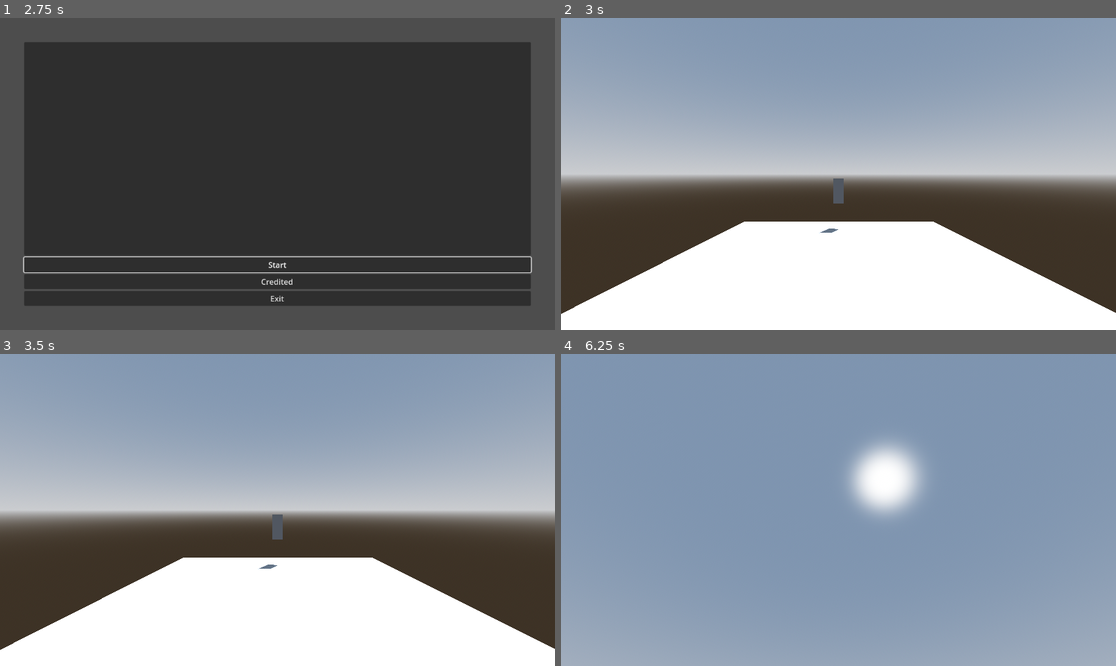
Above: before the commit, frames 1-4 (two rows, left to right).
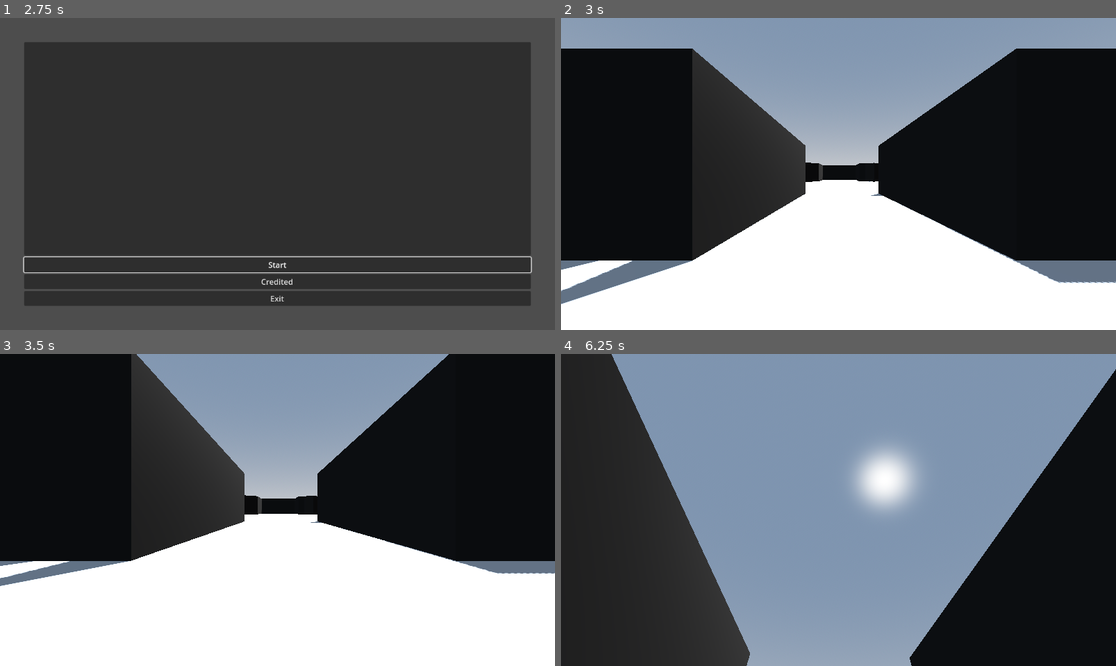
Above: after the commit, the same moments.

Repository: Danie7h/monarca-jam-2025
Game: Godot game, scene res://main.tscn
The game is run twice, just before and just after one commit, with the same random seed, the same clock (stepped at 60 frames per second) and the same inputs.
Inputs (mouse positions are in pixels of both pictures, inside the frame that each line leads up to):
- Up to frame 1 (2.75 s): tap Enter (ui_accept) at 0.5, 0.77, 1.25, 1.52, 2 s; move the mouse to (399, 158) at 0.52 s; hold Right (ui_right) 0.53-1.28 s; click (399, 158) at 0.67 s; move the mouse to (166, 189) at 1.27 s; hold Down (ui_down) 1.28-2.03 s; move the mouse to (333, 105) at 2.02 s; hold Right (ui_right) from 2.03 s (still down)
- Up to frame 2 (3 s): release Right (ui_right) at 2.75 s; click "Start" at 2.75 s
- Up to frame 3 (3.5 s): no input
- Up to frame 4 (6.25 s): move the mouse to (832, 516) at 3.52 s; hold Up (ui_up) from 3.53 s (still down); click (832, 516) at 3.67 s; tap Enter (ui_accept) at 3.77, 4.52, 5.27 s; move the mouse to (877, 513) at 4.27 s; move the mouse to (794, 506) at 5.02 s; move the mouse to (844, 510) at 5.77 s; click (844, 510) at 5.92 s

Frame 1 is identical in both runs. In frame 2, 54% of the frame differs, in the area x 0-100%, y 9-95%; in frame 3, 61%, in the area x 0-100%, y 0-95%; in frame 4, 41%.

Commit message:
<.*.> ....

Diff:
--- a/characters/player/player.tscn
+++ b/characters/player/player.tscn
@@ -3,8 +3,10 @@
 [ext_resource type="Script" uid="uid://bnajmtihepvqa" path="res://characters/player/player.gd" id="1_508ok"]
 
 [sub_resource type="CapsuleShape3D" id="CapsuleShape3D_b886q"]
+radius = 0.3564453
 
 [sub_resource type="CapsuleMesh" id="CapsuleMesh_508ok"]
+height = 1.75
 
 [node name="Player" type="CharacterBody3D"]
 script = ExtResource("1_508ok")
@@ -14,7 +16,7 @@
 shape = SubResource("CapsuleShape3D_b886q")
 
 [node name="Head#MeshInstance3D" type="MeshInstance3D" parent="."]
-transform = Transform3D(1, 0, 0, 0, 1, 0, 0, 0, 1, 0, 1.0068097, 0)
+transform = Transform3D(0.8176682, 0, 0, 0, 1, 0, 0, 0, 0.79998624, 0, 1.0068097, 0)
 mesh = SubResource("CapsuleMesh_508ok")
 
 [node name="Head" type="Node3D" parent="."]
--- /dev/null
+++ b/items/watch.tscn
@@ -0,0 +1,3 @@
+[gd_scene format=3 uid="uid://b8icuqqghutki"]
+
+[node name="Watch" type="Node3D"]
--- a/levels/level_1/level_1.tscn
+++ b/levels/level_1/level_1.tscn
@@ -1,8 +1,8 @@
-[gd_scene load_steps=7 format=3 uid="uid://dfrsxeg6ivko"]
+[gd_scene load_steps=9 format=3 uid="uid://dfrsxeg6ivko"]
 
 [ext_resource type="Script" uid="uid://bihu1lsjao4wd" path="res://levels/level_1/level_1.gd" id="1_epb64"]
 [ext_resource type="PackedScene" uid="uid://btf4twiv287ip" path="res://characters/player/player.tscn" id="2_45440"]
-[ext_resource type="PackedScene" uid="uid://56fv277ohqem" path="res://rooms/bunker_entrance/bunker_entrance.tscn" id="3_epb64"]
+[ext_resource type="PackedScene" uid="uid://b50umsco1xpws" path="res://levels/level_1/level_1.glb" id="3_epb64"]
 
 [sub_resource type="ProceduralSkyMaterial" id="ProceduralSkyMaterial_k1ttk"]
 sky_horizon_color = Color(0.66224277, 0.6717428, 0.6867428, 1)
@@ -16,6 +16,11 @@
 sky = SubResource("Sky_45440")
 tonemap_mode = 2
 
+[sub_resource type="BoxShape3D" id="BoxShape3D_epb64"]
+size = Vector3(126.43172, 1, 109.044785)
+
+[sub_resource type="BoxMesh" id="BoxMesh_iey7c"]
+
 [node name="Level1" type="Node3D"]
 script = ExtResource("1_epb64")
 metadata/_custom_type_script = "uid://dk8o404cgmpr7"
@@ -28,9 +33,20 @@
 shadow_enabled = true
 
 [node name="Player" parent="." instance=ExtResource("2_45440")]
-transform = Transform3D(1, 0, 0, 0, 1, 0, 0, 0, 1, 0, 0, 6.605942)
-
-[node name="BunkerEntrance" parent="." instance=ExtResource("3_epb64")]
+transform = Transform3D(1, 0, 0, 0, 1, 0, 0, 0, 1, 3.3278189, 1.8124235, 46.108467)
 
 [node name="Marker3D" type="Marker3D" parent="."]
 transform = Transform3D(1, 0, 0, 0, 1, 0, 0, 0, 1, 0, 0, 0.06465137)
+
+[node name="level_1" parent="." instance=ExtResource("3_epb64")]
+transform = Transform3D(1, 0, 0, 0, 1, 0, 0, 0, 1, 3.8066535, 0, 2.0835638)
+
+[node name="StaticBody3D" type="StaticBody3D" parent="."]
+
+[node name="CollisionShape3D" type="CollisionShape3D" parent="StaticBody3D"]
+transform = Transform3D(1, 0, 0, 0, 1, 0, 0, 0, 1, 3.6722946, 0, -1.3347397)
+shape = SubResource("BoxShape3D_epb64")
+
+[node name="MeshInstance3D" type="MeshInstance3D" parent="StaticBody3D"]
+transform = Transform3D(149.84433, 0, 0, 0, 1, 0, 0, 0, 108.05082, 0, 0, 0)
+mesh = SubResource("BoxMesh_iey7c")
--- a/levels/test/testing.gd
+++ /dev/null
@@ -1,18 +0,0 @@
-extends Level3d
-
-var rooms: Dictionary[String, Node3D]
-
-
-func _ready() -> void:
-	_action_screen()
-	LEVELS.open_door.connect(func(key: String, node: Node3D) -> void:
-		if not rooms.get(key):
-			var path: String
-			if key == "bunker":
-				path = "res://rooms/bunker_entrance/bunker_entrance.tscn"
-			if path:
-				rooms.set(key, load(path).instantiate())
-				rooms.get(key).global_position = node.global_position
-				rooms.get(key).global_rotation = node.global_rotation
-				add_child(rooms.get(key))
-	)
--- a/levels/test/testing.tscn
+++ /dev/null
@@ -1,54 +0,0 @@
-[gd_scene load_steps=9 format=3 uid="uid://xjeax20oayhf"]
-
-[ext_resource type="Script" uid="uid://bevaa5u6egxuv" path="res://levels/test/testing.gd" id="1_vgdap"]
-[ext_resource type="PackedScene" uid="uid://btf4twiv287ip" path="res://characters/player/player.tscn" id="2_ugi53"]
-[ext_resource type="PackedScene" uid="uid://bm0qxo5p35xvf" path="res://rooms/door.tscn" id="3_vgdap"]
-
-[sub_resource type="ProceduralSkyMaterial" id="ProceduralSkyMaterial_kmpd2"]
-sky_horizon_color = Color(0.66224277, 0.6717428, 0.6867428, 1)
-ground_horizon_color = Color(0.66224277, 0.6717428, 0.6867428, 1)
-
-[sub_resource type="Sky" id="Sky_ugi53"]
-sky_material = SubResource("ProceduralSkyMaterial_kmpd2")
-
-[sub_resource type="Environment" id="Environment_vgdap"]
-background_mode = 2
-sky = SubResource("Sky_ugi53")
-tonemap_mode = 2
-
-[sub_resource type="BoxMesh" id="BoxMesh_kmpd2"]
-
-[sub_resource type="BoxShape3D" id="BoxShape3D_kmpd2"]
-size = Vector3(32.0399, 0.5073242, 31.862518)
-
-[node name="Testing" type="Node3D"]
-script = ExtResource("1_vgdap")
-metadata/_custom_type_script = "uid://dk8o404cgmpr7"
-
-[node name="WorldEnvironment" type="WorldEnvironment" parent="."]
-environment = SubResource("Environment_vgdap")
-
-[node name="DirectionalLight3D" type="DirectionalLight3D" parent="."]
-transform = Transform3D(-0.8660254, -0.43301278, 0.25, 0, 0.49999997, 0.86602545, -0.50000006, 0.75, -0.43301266, 0, 0, 0)
-shadow_enabled = true
-
-[node name="StaticBody3D" type="StaticBody3D" parent="."]
-
-[node name="MeshInstance3D" type="MeshInstance3D" parent="StaticBody3D"]
-transform = Transform3D(31.993645, 0, 0, 0, 0.44781306, 0, 0, 0, 31.65592, 0, -0.22356367, 0)
-mesh = SubResource("BoxMesh_kmpd2")
-
-[node name="CollisionShape3D" type="CollisionShape3D" parent="StaticBody3D"]
-transform = Transform3D(1, 0, 0, 0, 1, 0, 0, 0, 1, -0.058998108, -0.24633789, -0.00019836426)
-shape = SubResource("BoxShape3D_kmpd2")
-
-[node name="Door" parent="." node_paths=PackedStringArray("marker") instance=ExtResource("3_vgdap")]
-transform = Transform3D(1, 0, 0, 0, 1, 0, 0, 0, 1, -0.41399717, 0, -6.5740457)
-key = "bunker"
-marker = NodePath("../Buncker")
-
-[node name="Buncker" type="Marker3D" parent="."]
-unique_name_in_owner = true
-transform = Transform3D(1, 0, 0, 0, 1, 0, 0, 0, 1, 0, 0, -15.775447)
-
-[node name="Player" parent="." instance=ExtResource("2_ugi53")]
--- a/project.godot
+++ b/project.godot
@@ -112,5 +112,5 @@
 
 [run_configs]
 
-data/configs=["{\"custom_scene\":\"res://rooms/bunker_entrance/bunker_entrance.tscn\",\"environment_variables\":{},\"name\":\"bunker\",\"play_mode\":2}", "{\"custom_scene\":\"res://levels/test/testing.tscn\",\"environment_variables\":{},\"name\":\"testing\",\"play_mode\":2}"]
+data/configs=["{\"custom_scene\":\"res://rooms/bunker_entrance/bunker_entrance.tscn\",\"environment_variables\":{},\"name\":\"bunker\",\"play_mode\":2}"]
 data/current=1
Binary file added: assets/rect3.png
Not shown, added: assets/rect3.png.import
Binary file added: levels/level_1/level_1.glb
Not shown, added: levels/level_1/level_1.glb.import
Binary file added: levels/level_1/rect3.png
Not shown, added: levels/level_1/rect3.png.import
Not shown, removed: levels/test/testing.gd.uid
